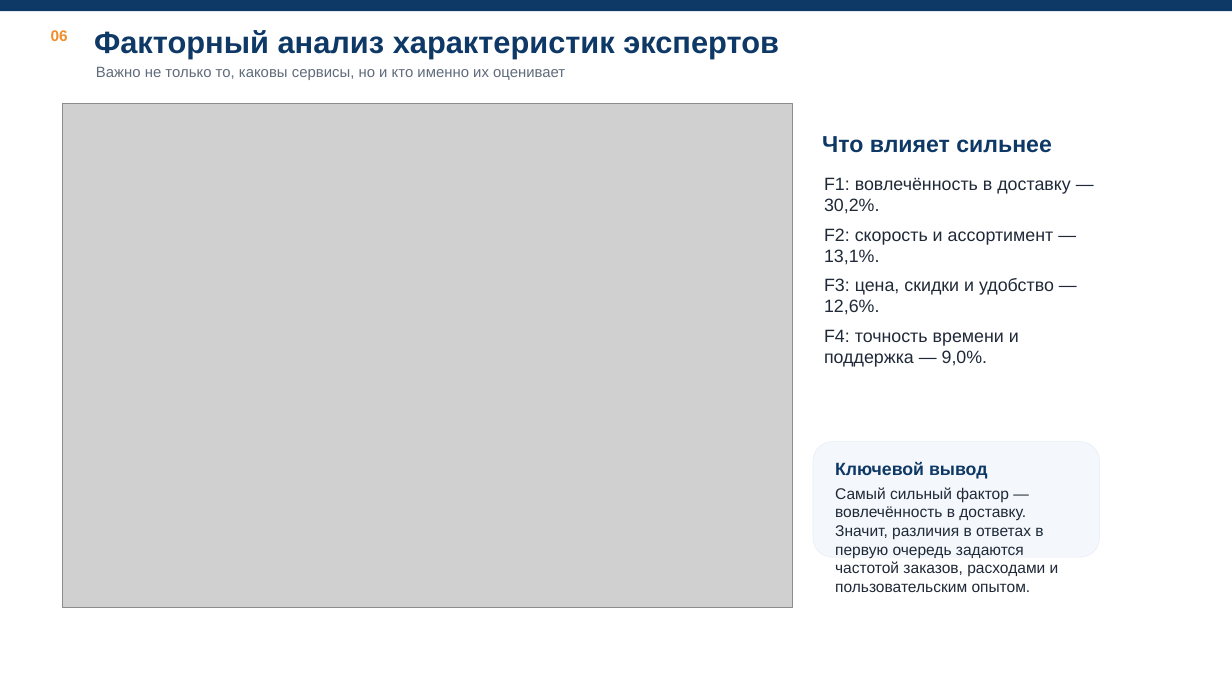
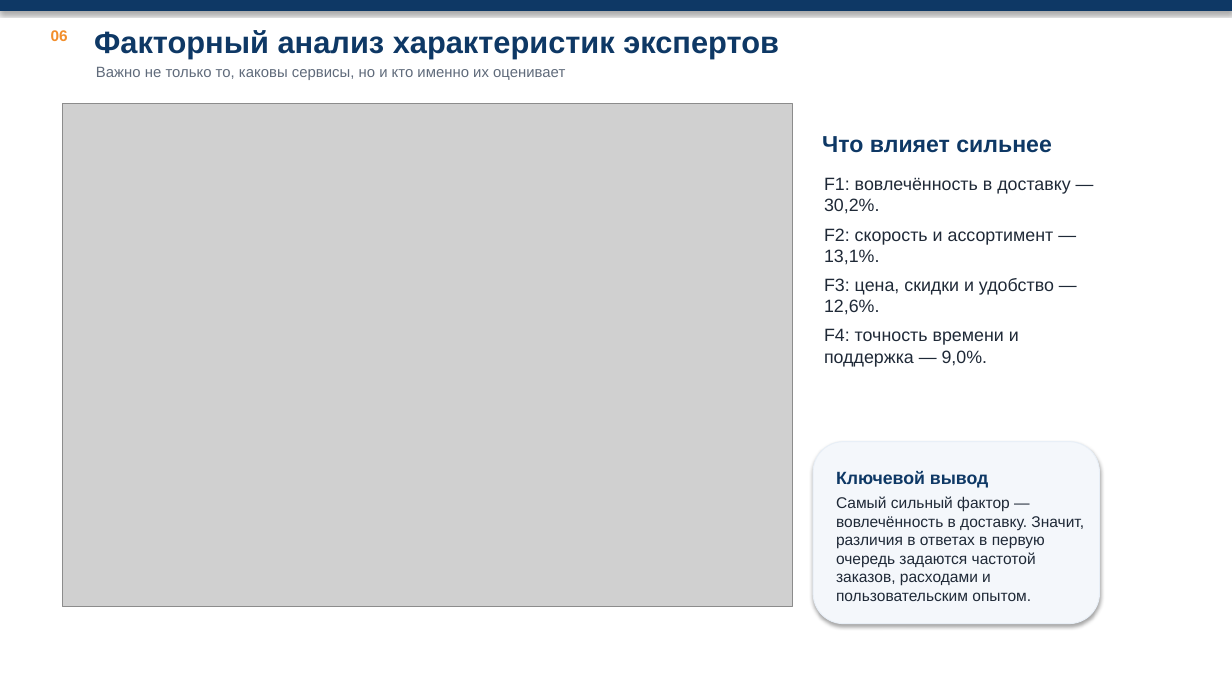
Before and after one commit to Echways/SPoI, a slide deck: slide 6 of lab-3/presentation/Presentation.pptx. Drawn at 1232x693 pixels with LibreOffice and Linux fonts; fonts in the diff are those of the drawing; grey boxes stand for pictures; background and template pictures are left out. Boxes give left, top, right and bottom in pixels: in the first picture for what was removed or moved away, otherwise in the second. Text is boxed around its words. In the diff, an @@ line names an element or a change of style, - is before the commit and + after.

```diff
--- a/lab-3/presentation/Presentation.pptx
+++ b/lab-3/presentation/Presentation.pptx
@@ rectangle at box(0, 0, 1232, 11): shadow on @@
@@ rectangle added at box(0, 0, 1232, 693), fill #FFFFFF @@
@@ rounded rectangle: place and size @@
-rounded rectangle at box(813, 442, 1100, 557)
+rounded rectangle at box(813, 442, 1100, 624)
@@ rounded rectangle at box(813, 442, 1100, 624): outline #E8EFF7 0.5 pt to #E8EFF7 0.75 pt; shadow on; proportions changed @@
@@ text "Ключевой вывод" rewrapped from box(835, 462, 1059, 592) to box(836, 471, 1084, 601) @@
```
Also in this commit, not shown: 9 other slides changed.
